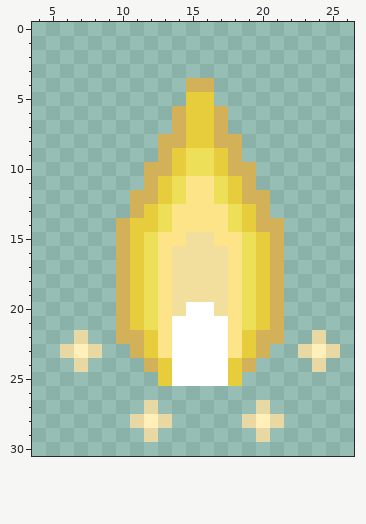
Pixel-art sprite, stored at client/shaders/projectile/lightball_up.png. That is the earlier state.
The file is 160x160 pixels, drawn in blocks of 5x5; one block is one cell here. Shown: x 4..26, y 0..30.
The same view after the edit:
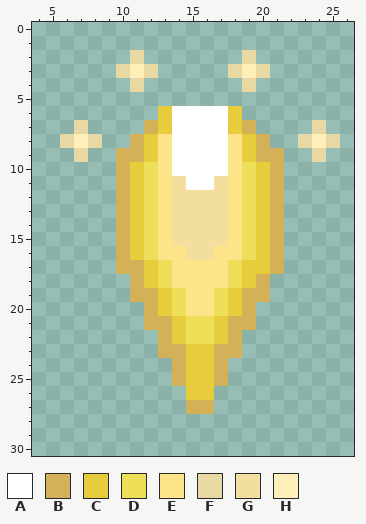
Palette (. is transparent): A #ffffff  B #d3b159  C #e7cc3c  D #eedf58  E #fee489  F #e7d8a4  G #f2df9d  H #fff0ba
Edits made:
@@ x 4..26 @@
  1 .......................
- 2 .......................
- 3 .......................
- 4 ...........BB..........
- 5 ...........CC..........
- 6 ..........BCCB.........
- 7 ..........BCCB.........
- 8 .........BBCCBB........
- 9 .........BCDDCB........
-10 ........BBCDDCBB.......
-11 ........BCDEEDCB.......
-12 .......BBCDEEDCBB......
-13 .......BCDEEEEDCB......
-14 ......BCCDEEEEDCBB.....
-15 ......BCDEEGGEEDCB.....
-16 ......BCDEGGGGEDCB.....
-17 ......BCDEGGGGEDCB.....
-18 ......BCDEGGGGEDCB.....
-19 ......BCDEGGGGEDCB.....
-20 ......BCDEGAAGEDCB.....
-21 ......BCDEAAAAEDCB.....
-22 ...F..BBCEAAAAECBB..F..
-23 ..FHF..BCEAAAAECB..FHF.
-24 ...F....BCAAAACB....F..
-25 .........CAAAAC........
-26 .......................
-27 ........F.......F......
-28 .......FHF.....FHF.....
-29 ........F.......F......
+ 2 .......F.......F.......
+ 3 ......FHF.....FHF......
+ 4 .......F.......F.......
+ 5 .......................
+ 6 .........CAAAAC........
+ 7 ...F....BCAAAACB....F..
+ 8 ..FHF..BCEAAAAECB..FHF.
+ 9 ...F..BBCEAAAAECBB..F..
+10 ......BCDEAAAAEDCB.....
+11 ......BCDEGAAGEDCB.....
+12 ......BCDEGGGGEDCB.....
+13 ......BCDEGGGGEDCB.....
+14 ......BCDEGGGGEDCB.....
+15 ......BCDEGGGGEDCB.....
+16 ......BCDEEGGEEDCB.....
+17 ......BBCDEEEEDCCB.....
+18 .......BCDEEEEDCB......
+19 .......BBCDEEDCBB......
+20 ........BCDEEDCB.......
+21 ........BBCDDCBB.......
+22 .........BCDDCB........
+23 .........BBCCBB........
+24 ..........BCCB.........
+25 ..........BCCB.........
+26 ...........CC..........
+27 ...........BB..........
+28 .......................
+29 .......................
 30 .......................
Where, in picture pixels (left, top, right, bottom), the same in both pictures:
changed: (60, 50, 340, 442)
